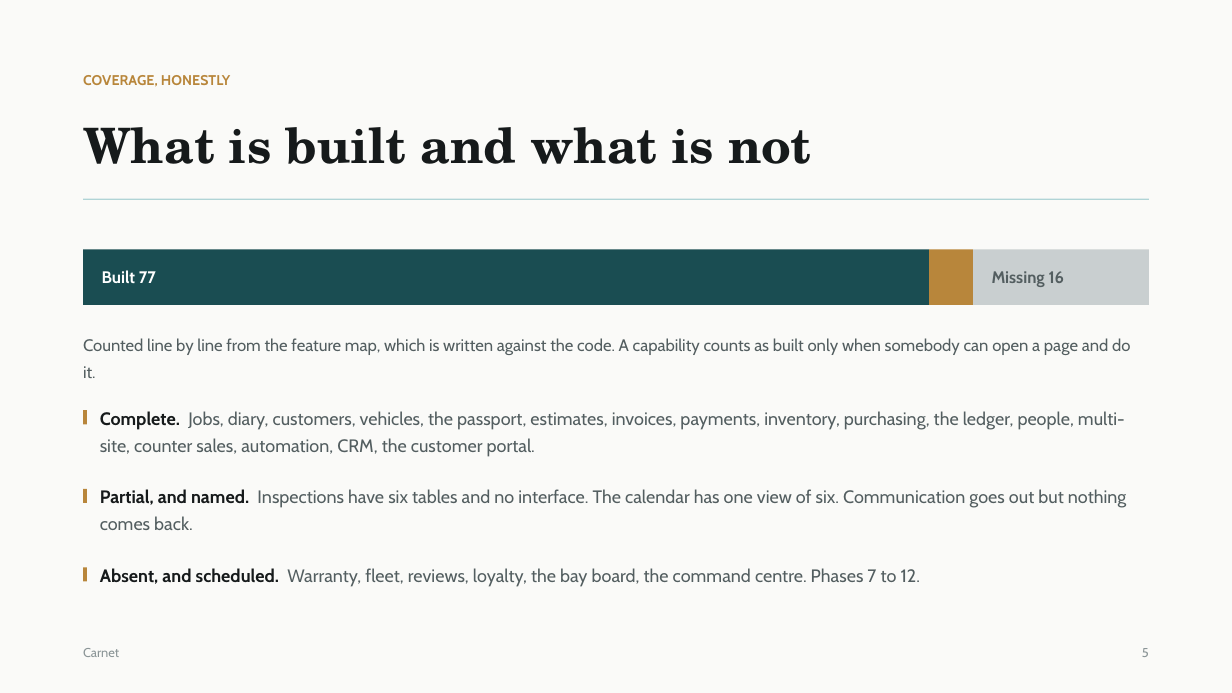
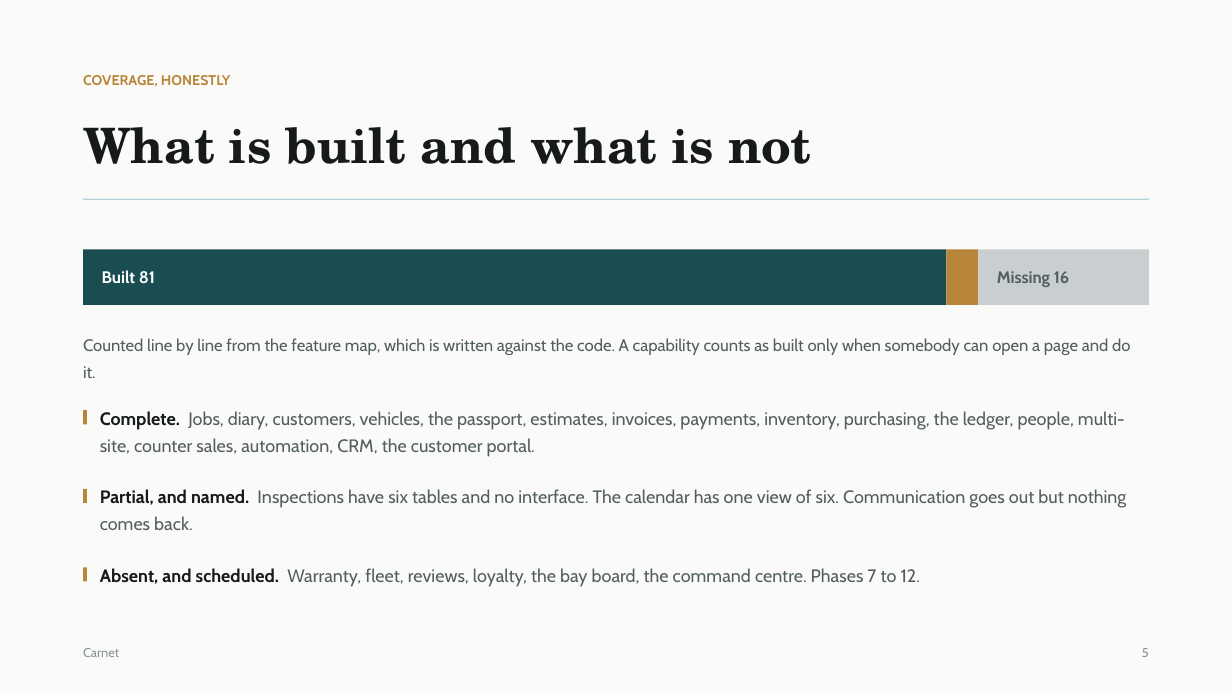
Before and after one commit to Amrwar/vehicle-memory, a slide deck: slide 6 of docs/Carnet-Presentation.pptx. Drawn at 1232x693 pixels with LibreOffice and Linux fonts; fonts in the diff are those of the drawing. Boxes give left, top, right and bottom in pixels: in the first picture for what was removed or moved away, otherwise in the second. Text is boxed around its words. In the diff, an @@ line names an element or a change of style, - is before the commit and + after.

```diff
--- a/docs/Carnet-Presentation.pptx
+++ b/docs/Carnet-Presentation.pptx
@@ rectangle: place and size @@
-rectangle at [83, 250, 930, 305]
+rectangle at [83, 250, 946, 305]
@@ rectangle: place and size @@
-rectangle at [930, 250, 974, 305]
+rectangle at [946, 250, 979, 305]
@@ rectangle: place and size @@
-rectangle at [973, 250, 1149, 305]
+rectangle at [979, 250, 1150, 305]
@@ text "Missing 16": place and size @@
-text "Missing 16" at [992, 271, 1065, 287]
+text "Missing 16" at [997, 271, 1070, 287]
@@ text at [102, 270, 155, 284]: text changed @@
-Built 77
+Built 81
```
Also in this commit, not shown: 1 other slide changed, 22 other files.
